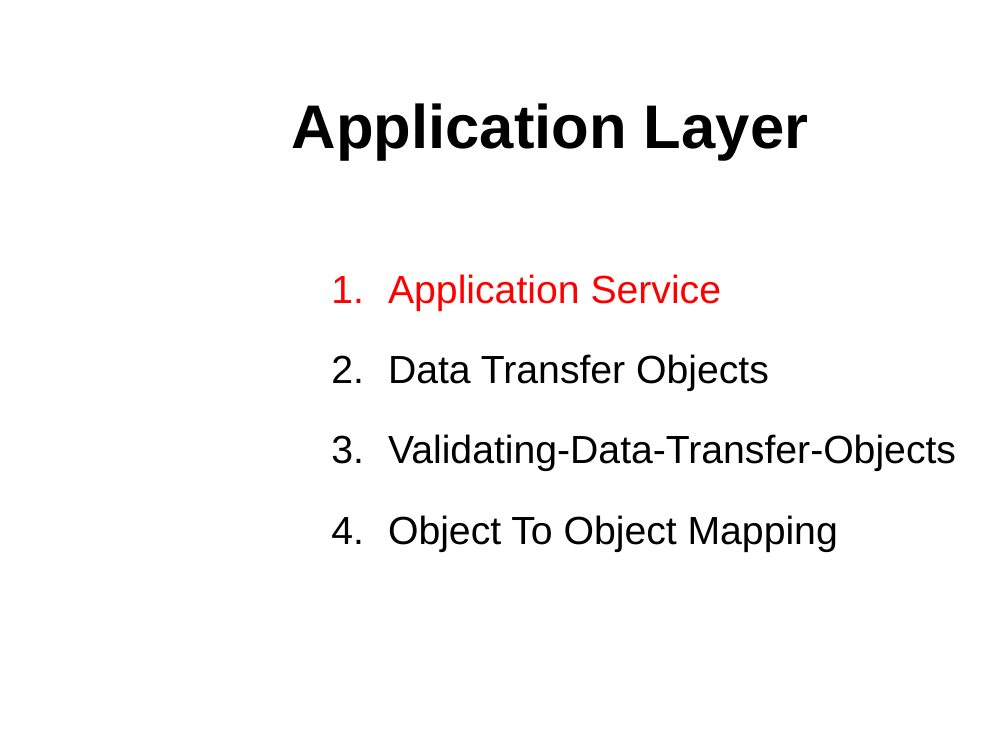
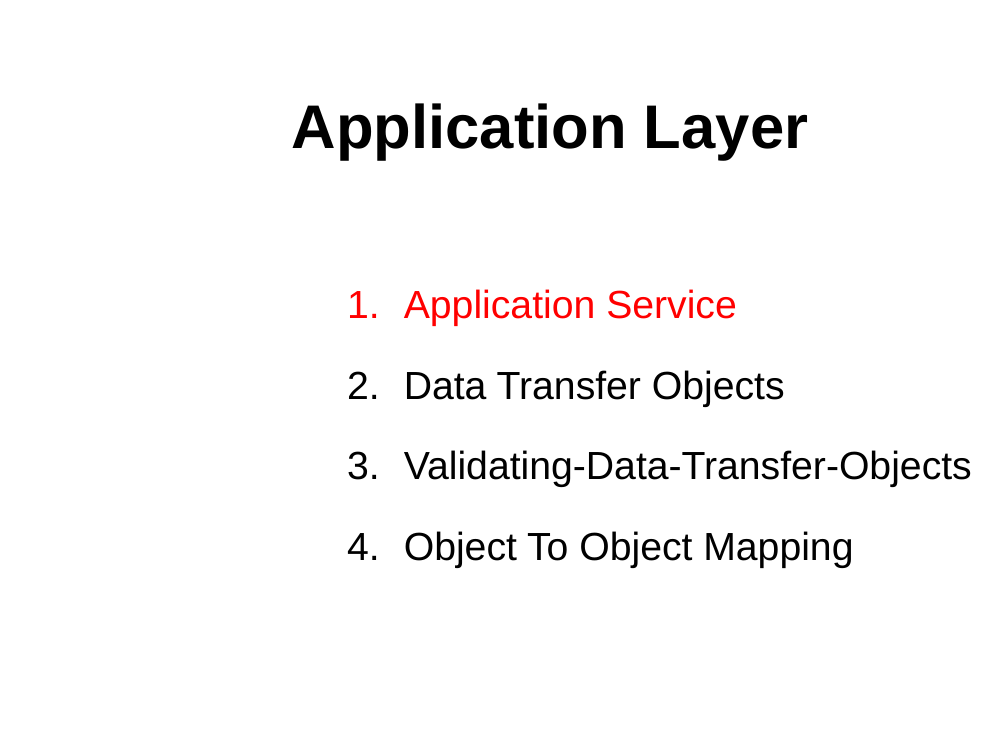
Before and after one commit to Sean2416/MarkDown, a slide deck: slide 13 of ABP.ppt (slide 14 before the commit). Drawn at 1008x756 pixels with LibreOffice and Linux fonts; fonts in the diff are those of the drawing; background and template pictures are left out. Boxes give left, top, right and bottom in pixels: in the first picture for what was removed or moved away, otherwise in the second. Text is boxed around its words. In the diff, an @@ line names an element or a change of style, - is before the commit and + after.

Commit message:
Application Service

```diff
--- a/ABP.ppt
+++ b/ABP.ppt
@@ text "Application Service": place and size @@
-text "Application Service" at bbox=[388, 274, 956, 552]
+text "Application Service" at bbox=[404, 289, 972, 568]
```
Also in this commit, not shown: 1 other slide changed, 2 slides added, 1 slide removed, 2 other files.
